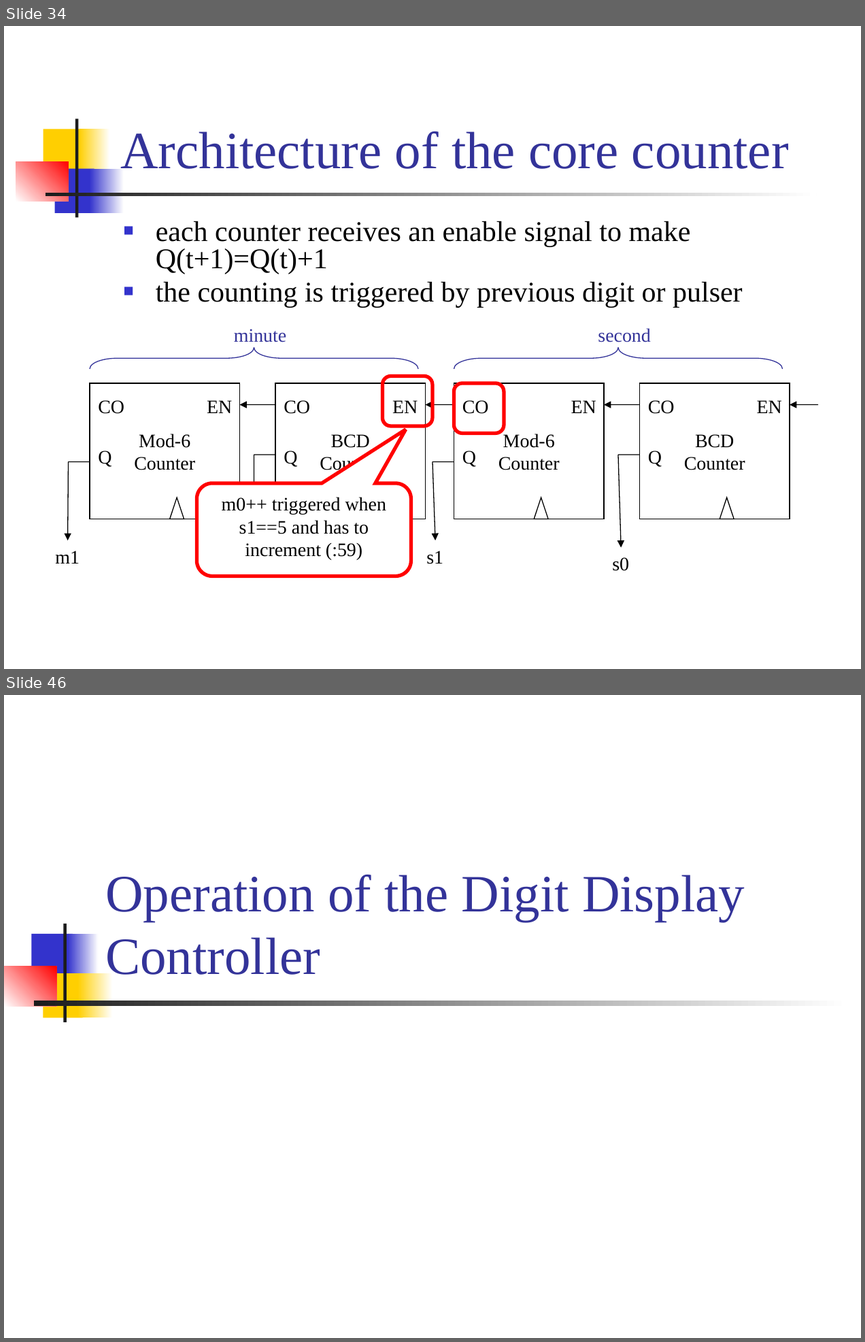
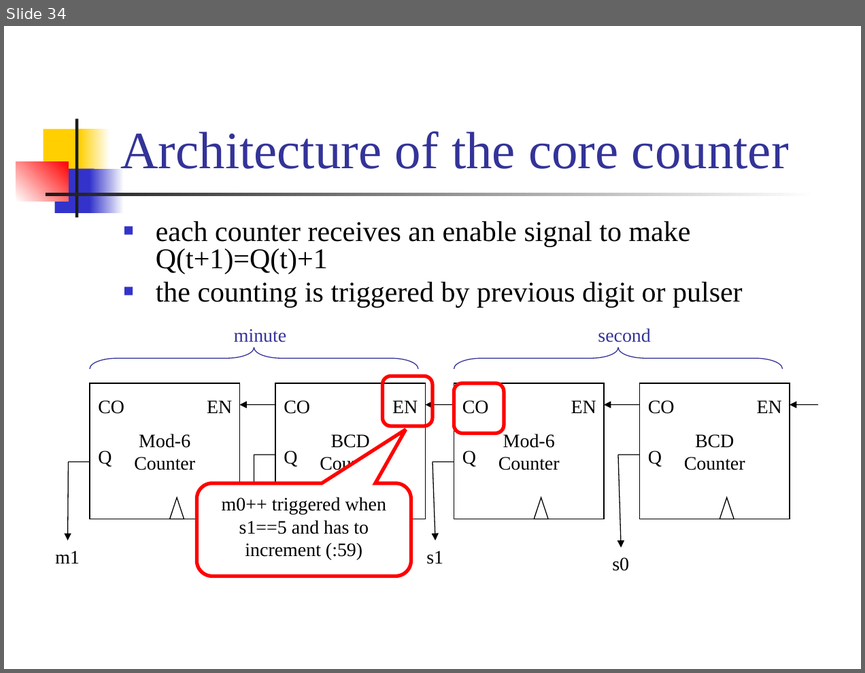
Before and after one commit to CGUSystemCourses/Comp_Org-2018, a slide deck: Lectures/lec05-digital_clock/lec05-digital_clock.pptx. Shown one above the other, each under a label of ours: slides 34 and 46 before the commit, slide 34 after it; the slides between them are not shown. The pictures are 865x1342 and 865x673 pixels, drawn with LibreOffice and Linux fonts; fonts in the diff are those of the drawing. Boxes give left, top, right and bottom in pixels: in the first picture for what was removed or moved away, otherwise in the second. Text is boxed around its words. In the diff, an @@ line names an element or a change of style, - is before the commit and + after.

```diff
--- a/Lectures/lec05-digital_clock/lec05-digital_clock.pptx
+++ b/Lectures/lec05-digital_clock/lec05-digital_clock.pptx
@@ slide 46 removed at [4, 695, 861, 1338], background #FFFFFF @@
@@ title removed at [105, 875, 745, 984] @@
-Operation of the Digit Display Controller
@@ group removed at [4, 923, 849, 1022]: 7 rectangles @@
```
Also in this commit, not shown: 1 slide changed, 25 other slides removed.
